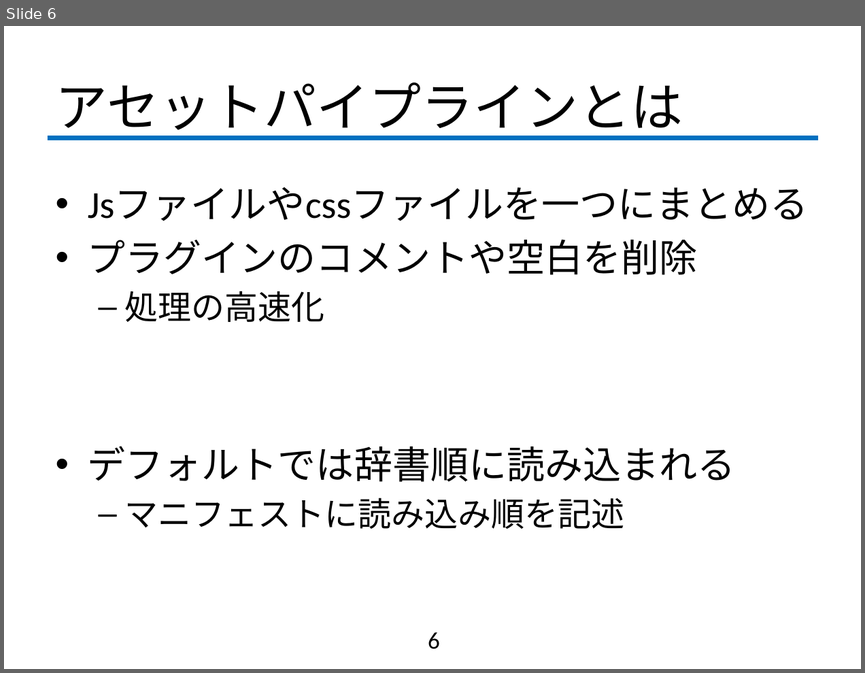
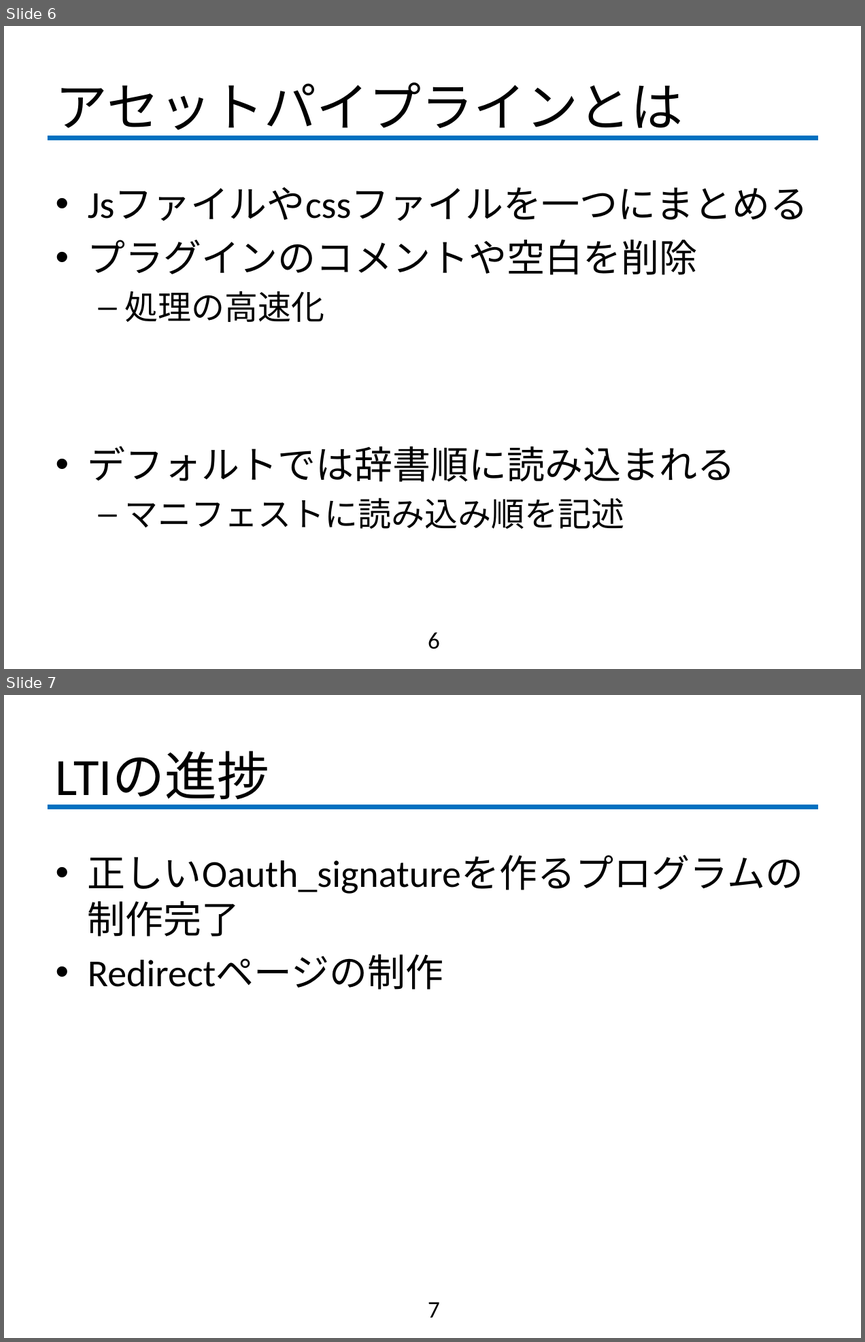
Before and after one commit to fujiLabo/fuji_simu, a slide deck: 1021進捗.pptx. Shown one above the other, each under a label of ours: slide 6 before the commit, slides 6 and 7 after it. The pictures are 865x673 and 865x1342 pixels, drawn with LibreOffice and Linux fonts; fonts in the diff are those of the drawing; background and template pictures are left out. Boxes give left, top, right and bottom in pixels: in the first picture for what was removed or moved away, otherwise in the second. Text is boxed around its words. In the diff, an @@ line names an element or a change of style, - is before the commit and + after.

```diff
--- a/1021進捗.pptx
+++ b/1021進捗.pptx
@@ slide 7 added at [4,695,861,1338], background #FFFFFF; not listed: 1 template element that a slide beside it also shows @@
@@ title added at [56,751,270,807], 44 pt, text #000000 @@
+LTIの進捗
@@ text added at [88,855,803,989], 32 pt, text #000000 @@
+• 正しいOauth_signatureを作るプログラムの制作完了
+• Redirectページの制作
@@ page number added at [428,1302,440,1317], 20 pt, text #000000 @@
+7
```
Also in this commit, not shown: 1 slide changed, 3 other slides added.
